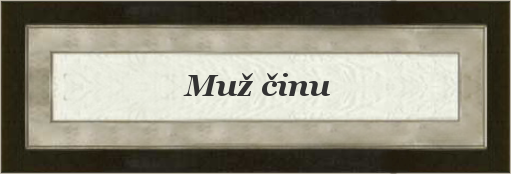
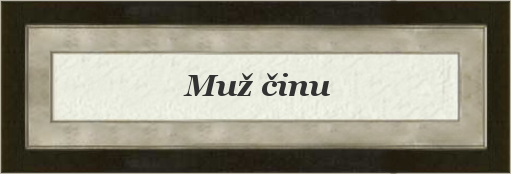
Layered file, before and after one edit (511 x 174). Changes by layer:
painted on "Card" over bbox(30, 33, 488, 141)
